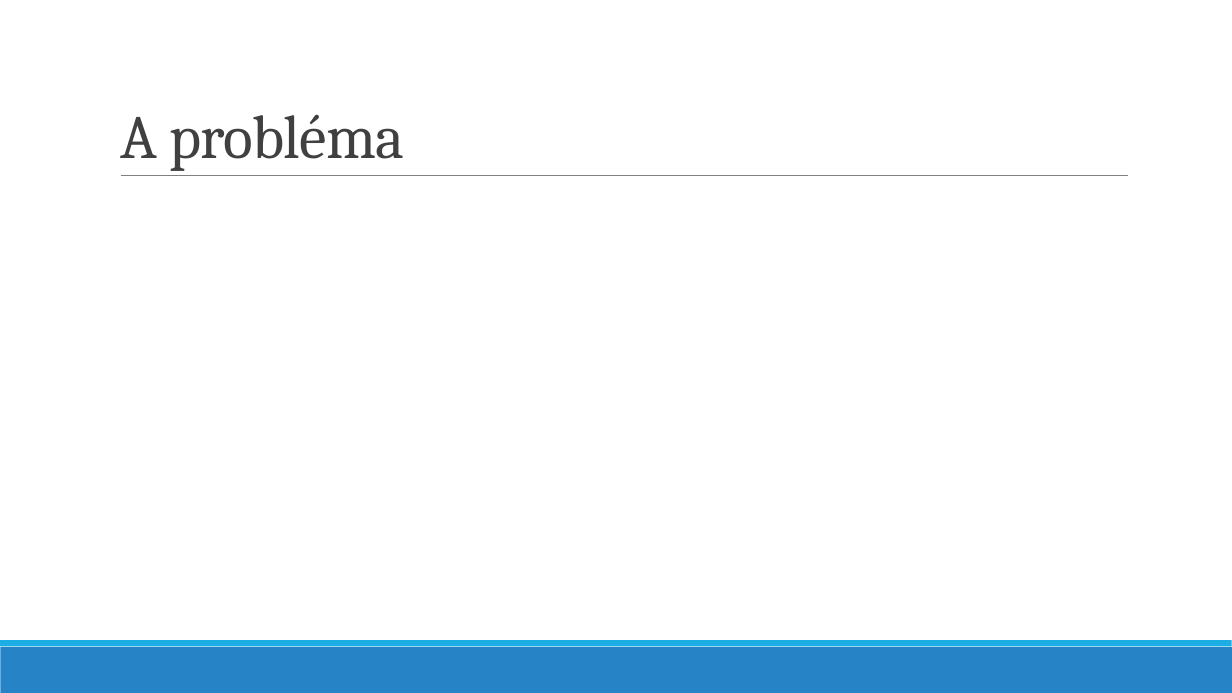
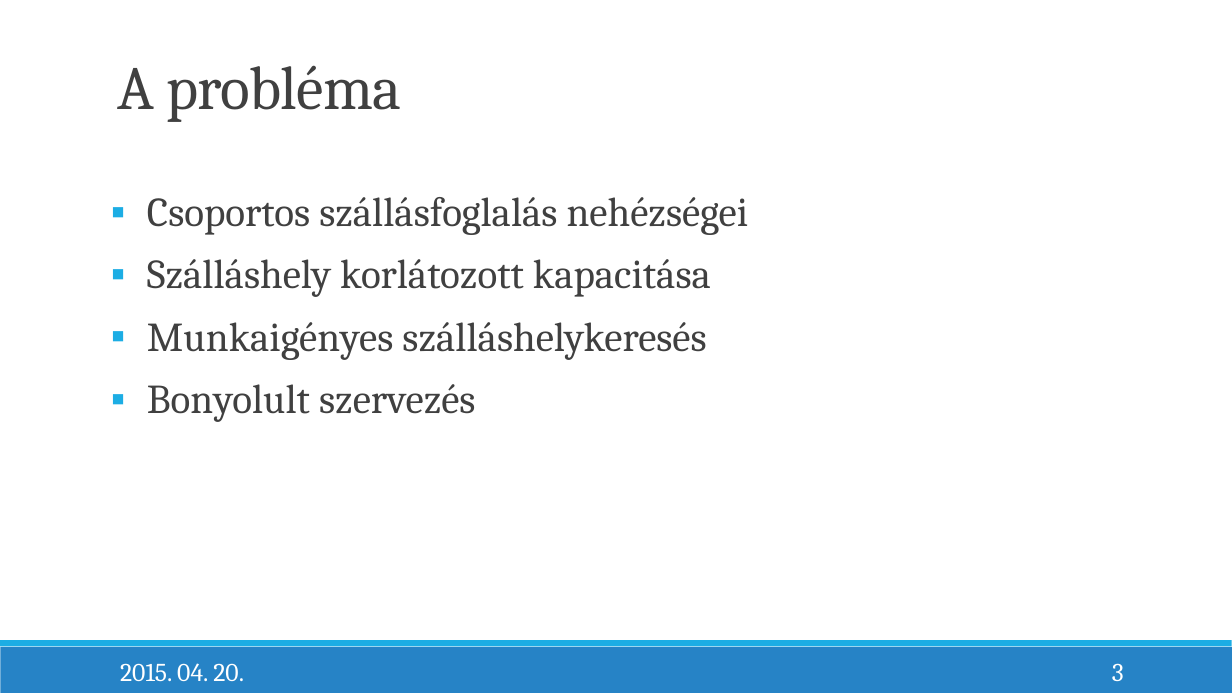
Before and after one commit to bearlysophisticated/thesis, a slide deck: slide 3 of Presentation/RozsenichBalázs_SzakdolgozatVédésPrezentáció.pptx. Drawn at 1232x693 pixels with LibreOffice and Linux fonts; fonts in the diff are those of the drawing. Boxes give left, top, right and bottom in pixels: in the first picture for what was removed or moved away, otherwise in the second. Text is boxed around its words. In the diff, an @@ line names an element or a change of style, - is before the commit and + after.

Commit message:
presentation 1-6

```diff
--- a/Presentation/RozsenichBalázs_SzakdolgozatVédésPrezentáció.pptx
+++ b/Presentation/RozsenichBalázs_SzakdolgozatVédésPrezentáció.pptx
@@ title "A probléma": place and size @@
-title "A probléma" at (120,114,404,171)
+title "A probléma" at (117,65,401,122)
@@ rectangle added at (108,158,1145,187), fill #FFFFFF @@
@@ line removed from (121, 176) to (1128, 176) @@
@@ text added at (147,197,749,422), 32 pt, text #404040 @@
+▪ Csoportos szállásfoglalás nehézségei
+▪ Szálláshely korlátozott kapacitása
+▪ Munkaigényes szálláshelykeresés
+▪ Bonyolult szervezés
@@ text added at (120,663,244,681), 20 pt, text #FFFFFF @@
+2015. 04. 20.
@@ page number added at (1112,663,1124,681), 20 pt, text #FFFFFF @@
+3
```
Also in this commit, not shown: 8 other slides changed, 1 slide added, 1 slide removed.
